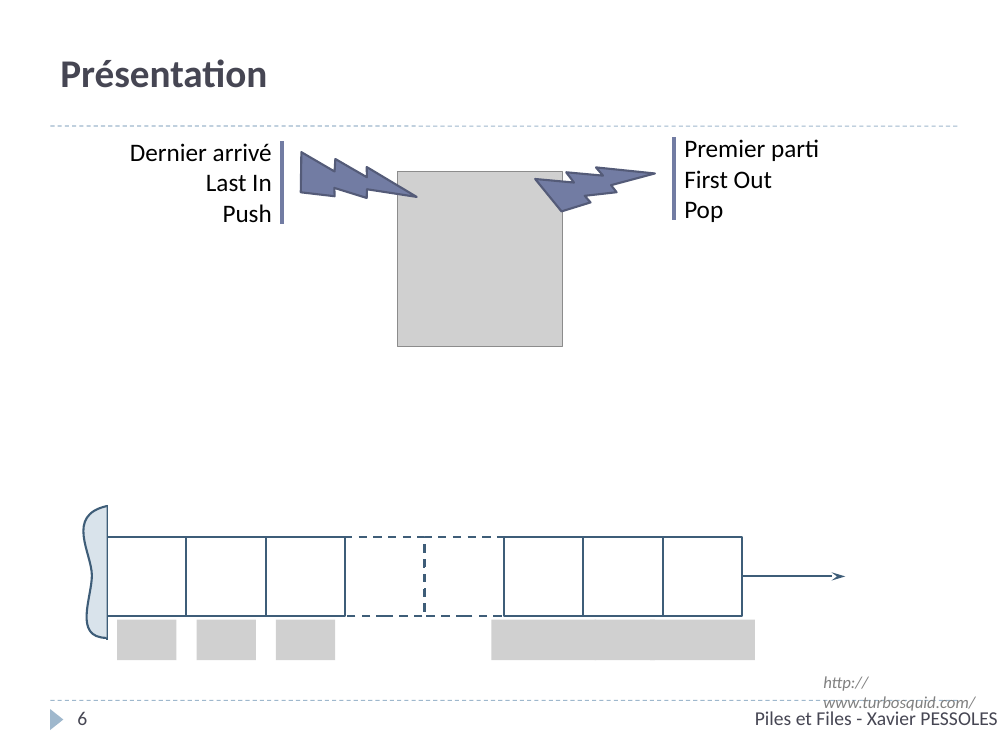
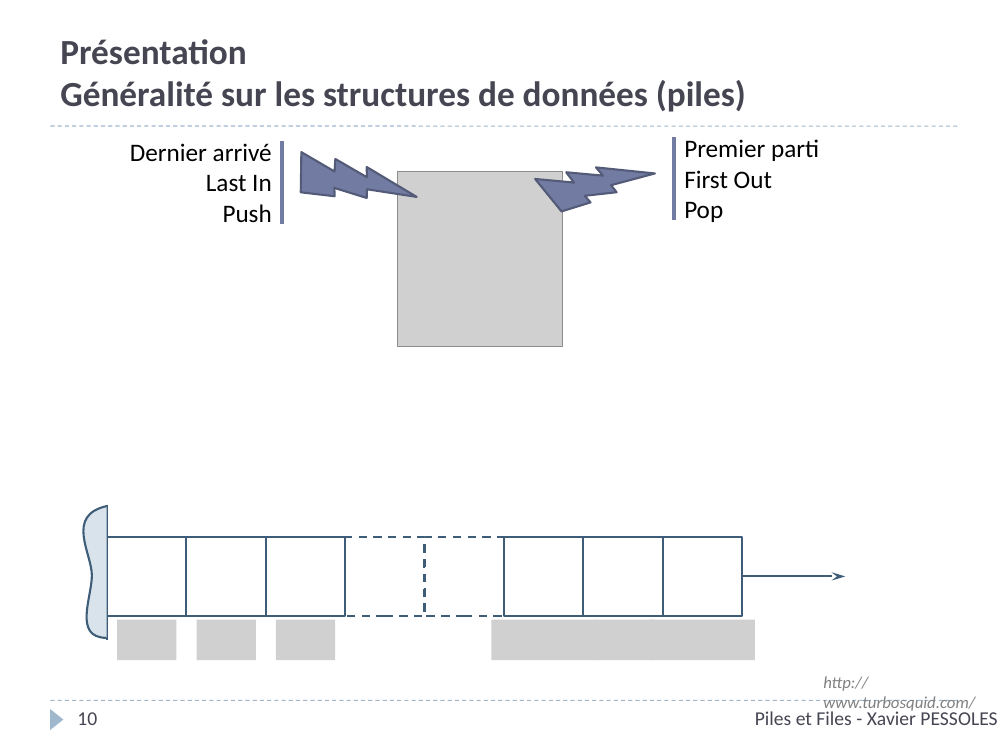
Before and after one commit to xpessoles/Informatique, a slide deck: slide 10 of P_05_AlgorithmiqueProgrammation/02_Piles/P_05_02_Piles_Cours_PPT.pptx (slide 6 before the commit). Drawn at 1008x756 pixels with LibreOffice and Linux fonts; fonts in the diff are those of the drawing; grey boxes stand for pictures; background and template pictures are left out. Boxes give left, top, right and bottom in pixels: in the first picture for what was removed or moved away, otherwise in the second. Text is boxed around its words. In the diff, an @@ line names an element or a change of style, - is before the commit and + after.

```diff
--- a/P_05_AlgorithmiqueProgrammation/02_Piles/P_05_02_Piles_Cours_PPT.pptx
+++ b/P_05_AlgorithmiqueProgrammation/02_Piles/P_05_02_Piles_Cours_PPT.pptx
@@ title at bbox=[60, 39, 746, 112]: text changed; size 28 to 25.2 pt @@
-Présentation
+Présentation
+Généralité sur les structures de données (piles)
@@ page number at bbox=[77, 712, 97, 725]: text changed @@
-6
+10
```
Also in this commit, not shown: 5 other slides changed, 12 slides added, 2 slides removed.
